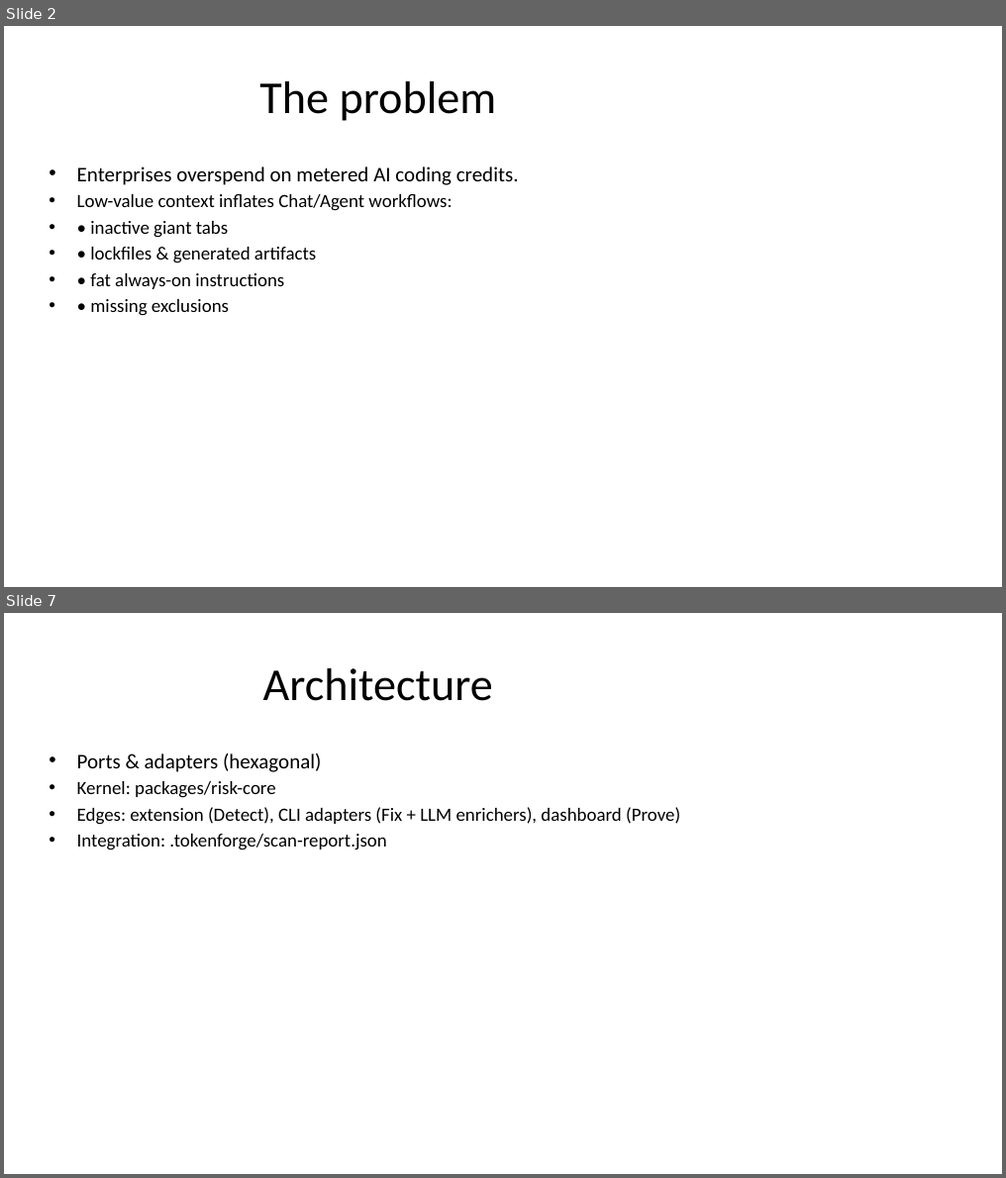
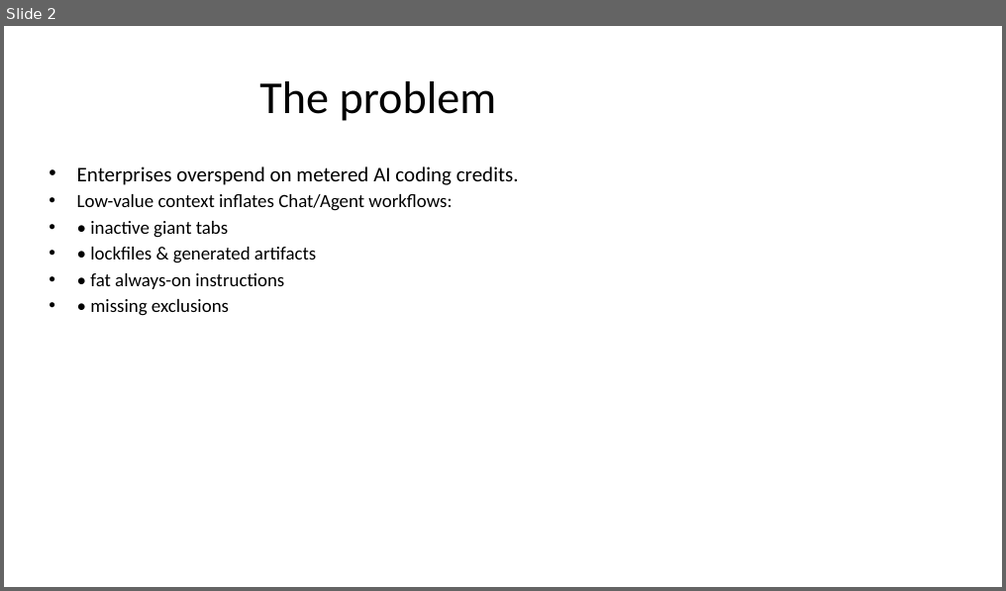
Before and after one commit to JordyNicholas/TokenForge, a slide deck: docs/pitch/TokenForge-Pitch.pptx. Shown one above the other, each under a label of ours: slides 2 and 7 before the commit, slide 2 after it; the slides between them are not shown. The pictures are 1006x1178 and 1006x591 pixels, drawn with LibreOffice and Linux fonts; fonts in the diff are those of the drawing. Boxes give left, top, right and bottom in pixels: in the first picture for what was removed or moved away, otherwise in the second. Text is boxed around its words. In the diff, an @@ line names an element or a change of style, - is before the commit and + after.

```diff
--- a/docs/pitch/TokenForge-Pitch.pptx
+++ b/docs/pitch/TokenForge-Pitch.pptx
@@ slide 7 removed at bbox=[4, 613, 1002, 1174], background #FFFFFF @@
@@ title removed at bbox=[263, 668, 493, 701] @@
-Architecture
@@ text removed at bbox=[77, 754, 680, 851] @@
-• Ports & adapters (hexagonal)
-• Kernel: packages/risk-core
-• Edges: extension (Detect), CLI adapters (Fix + LLM enrichers), dashboard (Prove)
-• Integration: .tokenforge/scan-report.json
```
Also in this commit, not shown: 6 slides changed, 2 slides added, 1 other slide removed, 5 other files.
